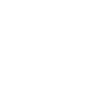
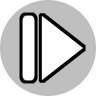
Before/after of a w=96, h=96 layered artwork. What changed in the layer stack:
added group "Play Start" with 3 layers above "Play" over [left=19, top=12, right=86, bottom=84]
added layer "Layer #4" in group "Play Start" over [left=22, top=15, right=35, bottom=81]
added layer "Pasted Layer #2" in group "Play Start" over [left=41, top=16, right=83, bottom=80]
added layer "Layer #3" in group "Play Start" over [left=19, top=12, right=86, bottom=84]
moved "Pasted Layer" into group "Edit", painted on it over [left=22, top=15, right=74, bottom=81]
moved "Layer" into group "Edit", painted on it over [left=19, top=12, right=77, bottom=84]
added layer "Layer #1" (25%) over [left=0, top=0, right=96, bottom=96]
